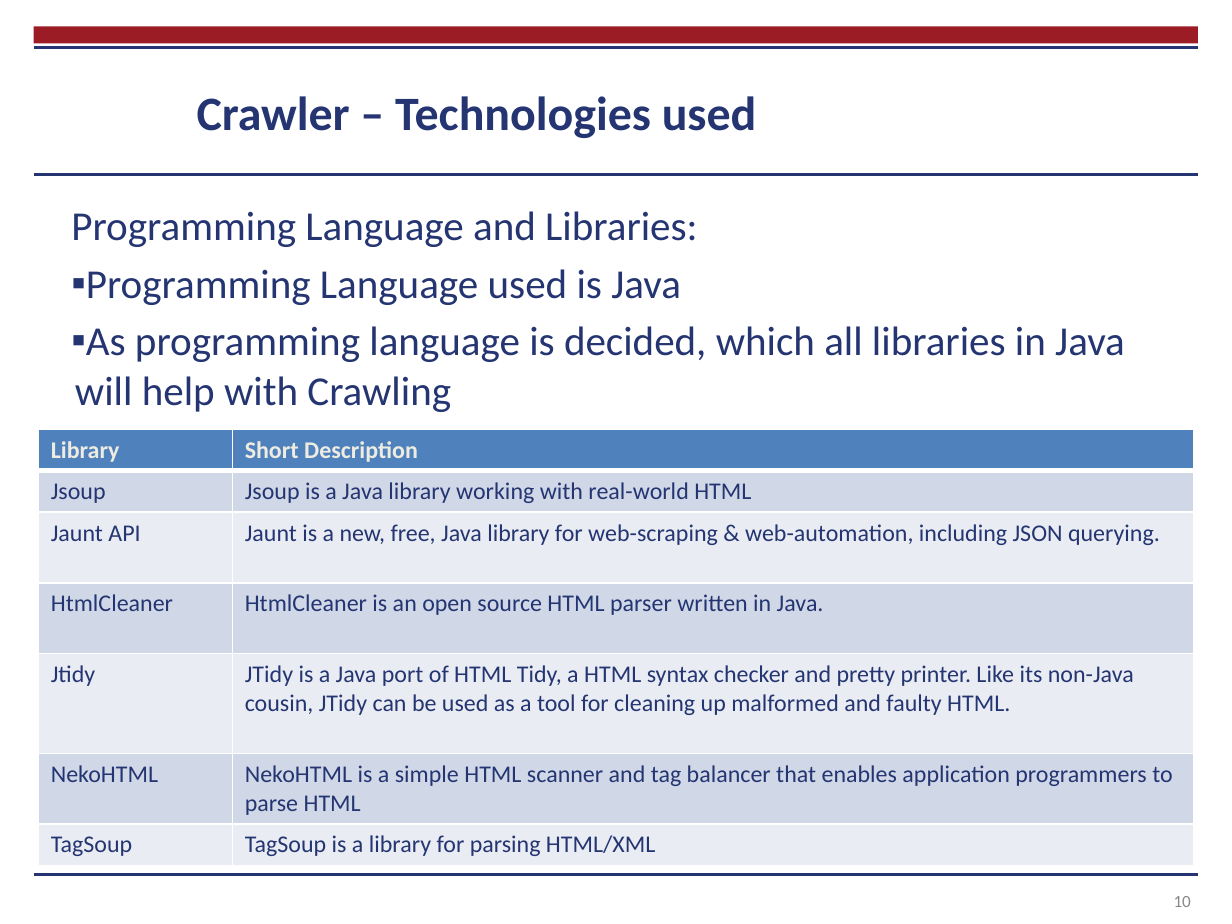
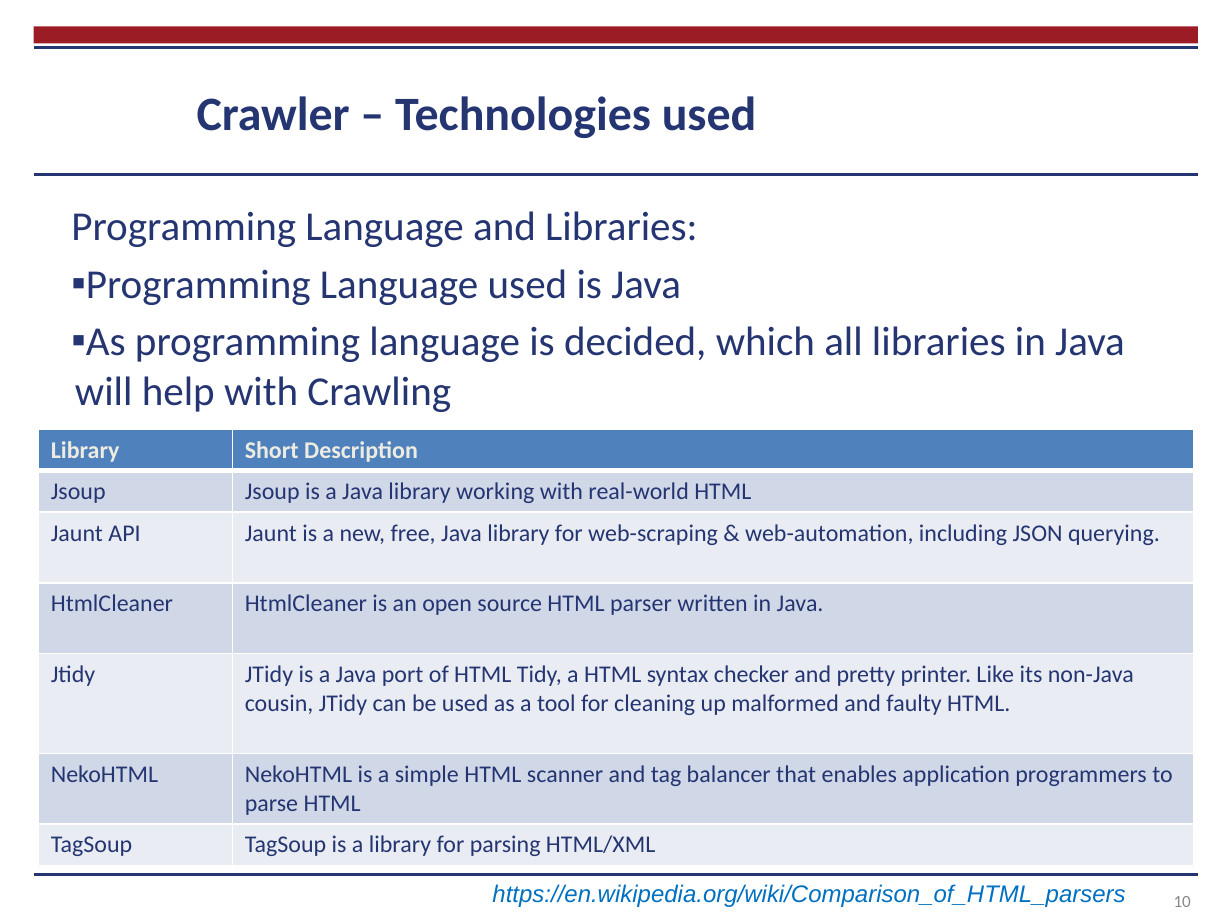
Before and after one commit to chikhalenakush/Report, a slide deck: slide 10 of Thesis presentation.pptx. Drawn at 1232x924 pixels with LibreOffice and Linux fonts; fonts in the diff are those of the drawing; background and template pictures are left out. Boxes give left, top, right and bottom in pixels: in the first picture for what was removed or moved away, otherwise in the second. Text is boxed around its words. In the diff, an @@ line names an element or a change of style, - is before the commit and + after.

```diff
--- a/Thesis presentation.pptx
+++ b/Thesis presentation.pptx
@@ text added at box(492, 884, 1125, 907), 14 pt, text #0070C0, italic @@
+https://en.wikipedia.org/wiki/Comparison_of_HTML_parsers
```
Also in this commit, not shown: 12 other slides changed, 2 slides added, 1 other file.
